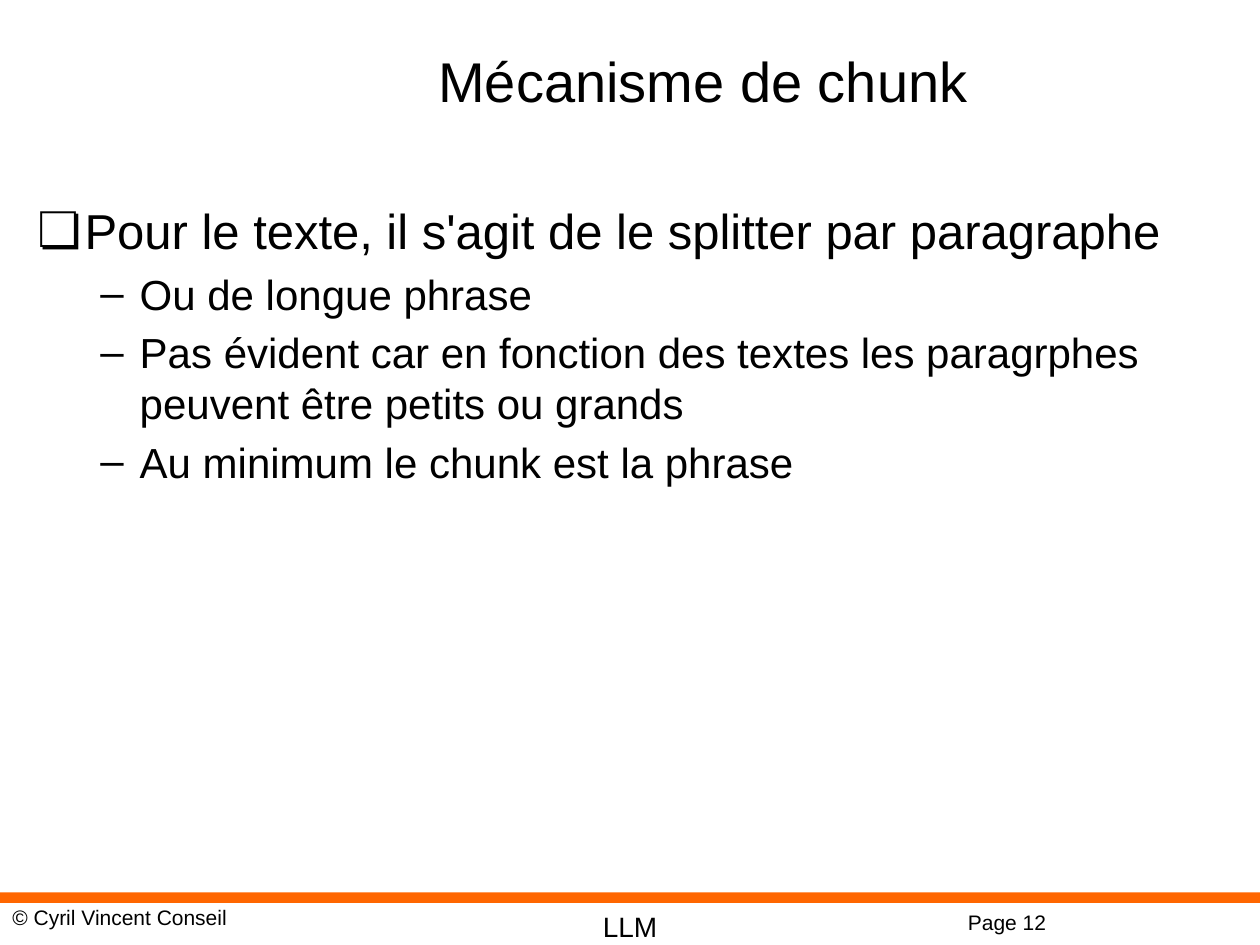
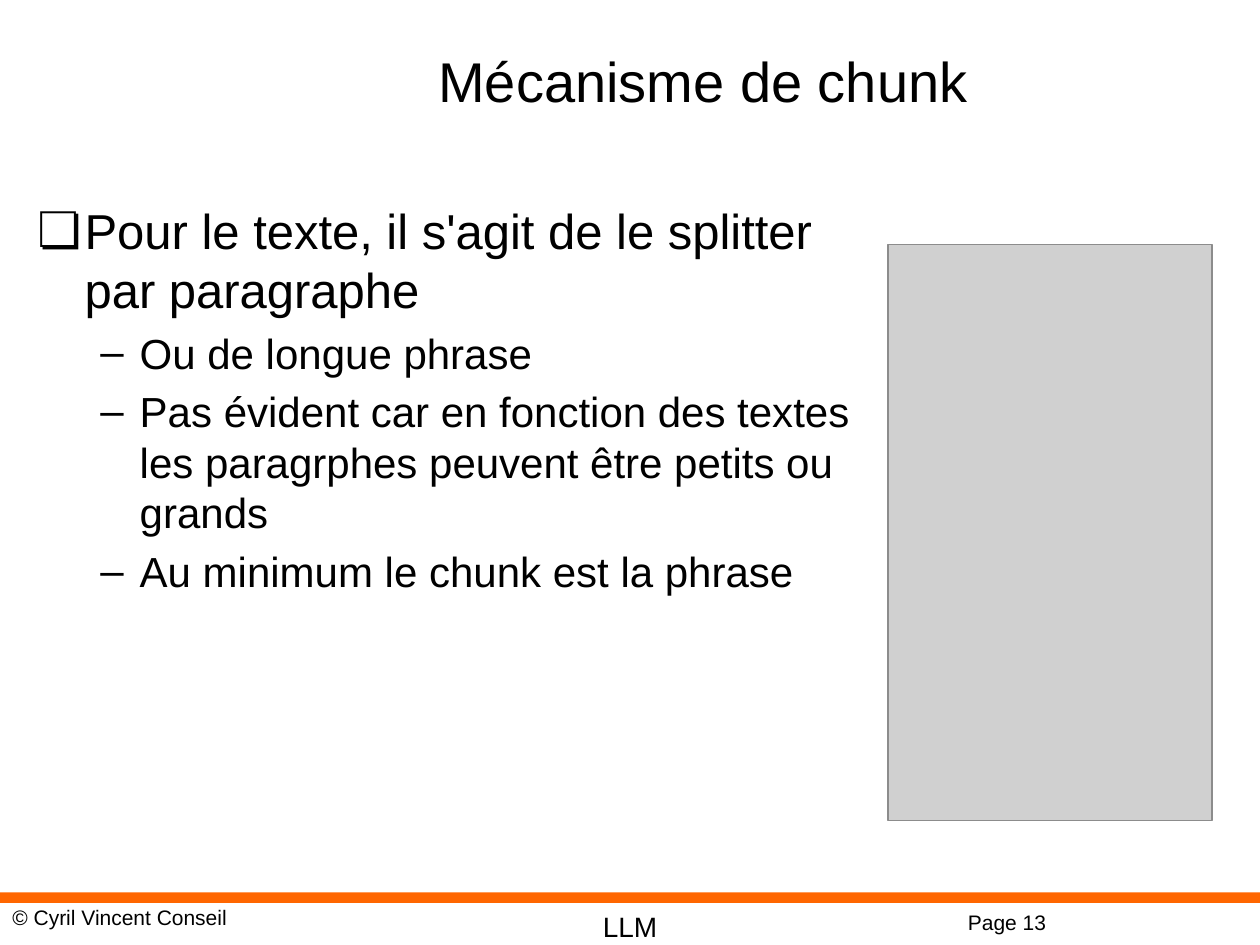
Before and after one commit to cyrilvincent/rag, a slide deck: slide 13 of ppt/RAG04-Embedding.pptx (slide 12 before the commit). Drawn at 1260x945 pixels with LibreOffice and Linux fonts; fonts in the diff are those of the drawing; grey boxes stand for pictures; background and template pictures are left out. Boxes give left, top, right and bottom in pixels: in the first picture for what was removed or moved away, otherwise in the second. Text is boxed around its words. In the diff, an @@ line names an element or a change of style, - is before the commit and + after.

```diff
--- a/ppt/RAG04-Embedding.pptx
+++ b/ppt/RAG04-Embedding.pptx
@@ text "Pour le texte, il s'agit ..." rewrapped from bbox=[85, 213, 1160, 486] to bbox=[85, 213, 849, 595] @@
@@ picture added at bbox=[888, 244, 1212, 820] @@
@@ page number at bbox=[968, 915, 1046, 934]: text changed @@
-Page 12
+Page 13
```
Also in this commit, not shown: 1 other slide changed, 1 slide added, 41 other files.
